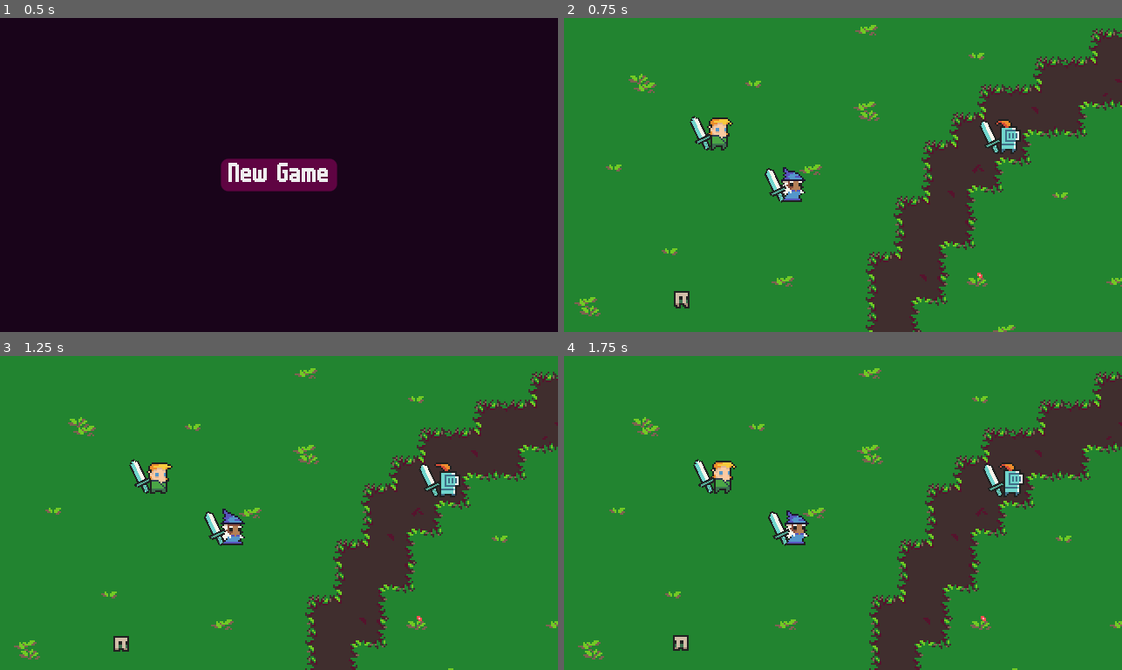
Above: before the commit, frames 1-4 (two rows, left to right).
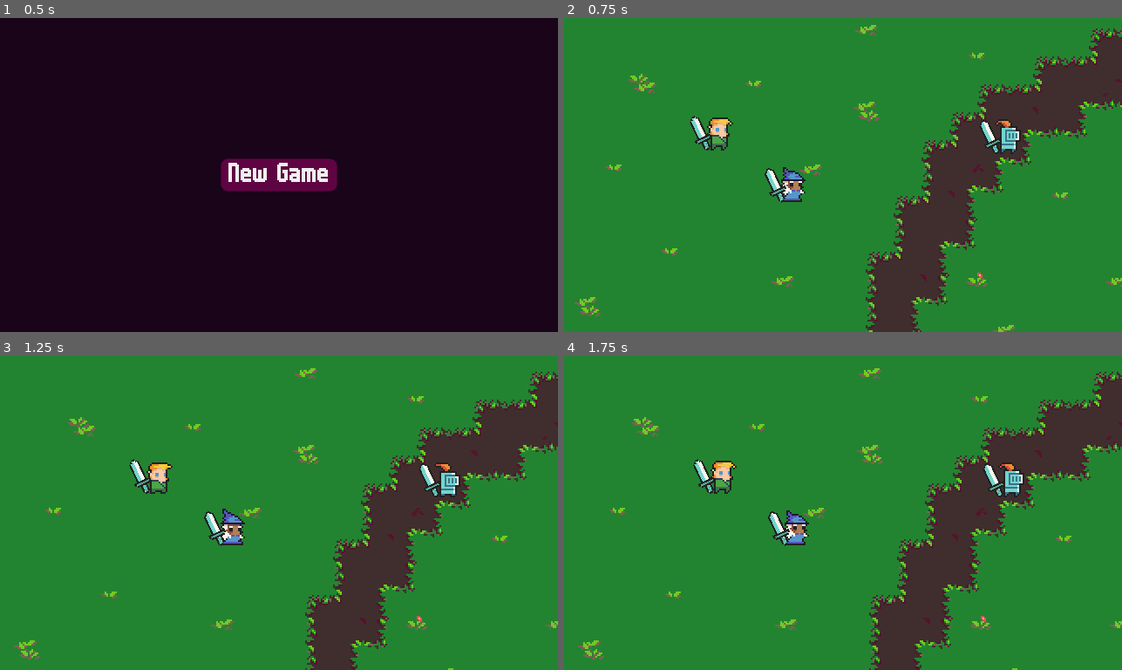
Above: after the commit, the same moments.

Repository: OpenGamedevCommunity/LastPotato
Game: Godot game, scene res://screens/title/TitleScreen.tscn
The game is run twice, just before and just after one commit, with the same random seed, the same clock (stepped at 60 frames per second) and the same inputs.
Inputs (mouse positions are in pixels of both pictures, inside the frame that each line leads up to):
- Up to frame 1 (0.5 s): no input
- Up to frame 2 (0.75 s): click "New Game" at 0.5 s
- Up to frame 3 (1.25 s): no input
- Up to frame 4 (1.75 s): tap Enter (ui_accept) at 1.25 s; move the mouse to (965, 497) at 1.27 s; hold Enter (ui_accept) from 1.28 s (still down); click (965, 497) at 1.42 s

Frame 1 is identical in both runs. In frame 2, 0.1% of the frame differs, in the area x 19-23%, y 86-93%; in frame 3, 0.1%; in frame 4, 0.1%.

Commit message:
post tutorial

Diff:
--- a/objects/Camera.gd
+++ b/objects/Camera.gd
@@ -6,6 +6,21 @@
 onready var pos: = global_position
 #Camera needs to be calculated on the same thread as the player movement
 #otherwise player sprite is unstable
+
+
+
+
+
+
+
+
+
+
+
+
+
+
+
 func _process(delta:float)->void:
 	if followList.list.empty():
 		return
@@ -17,27 +32,3 @@
 
 	pos = pos.linear_interpolate(middle, lerpSpeed*delta)
 	global_position = pos.round()
-
-	if !draw:
-		update()
-
-
-
-
-
-
-
-# VISUALIZATION
-
-var draw: = false
-
-func _draw()->void:
-	if !draw:
-		return
-	draw_circle(Vector2.ZERO, 2, Color.white)
-	for t in followList.list:
-		draw_line(t.global_position - global_position, Vector2.ZERO, Color.white)
-
-func _input(event:InputEvent)->void:
-	if event.is_action_pressed("ui_accept"):
-		draw = !draw
--- a/screens/game/GameScreen.tscn
+++ b/screens/game/GameScreen.tscn
@@ -38,4 +38,4 @@
 character = 3
 
 [node name="Enemy" parent="YSort" groups=["Enemy", "Mob"] instance=ExtResource( 5 )]
-position = Vector2( 62.2341, 152.52 )
+position = Vector2( -402.815, 598.415 )
